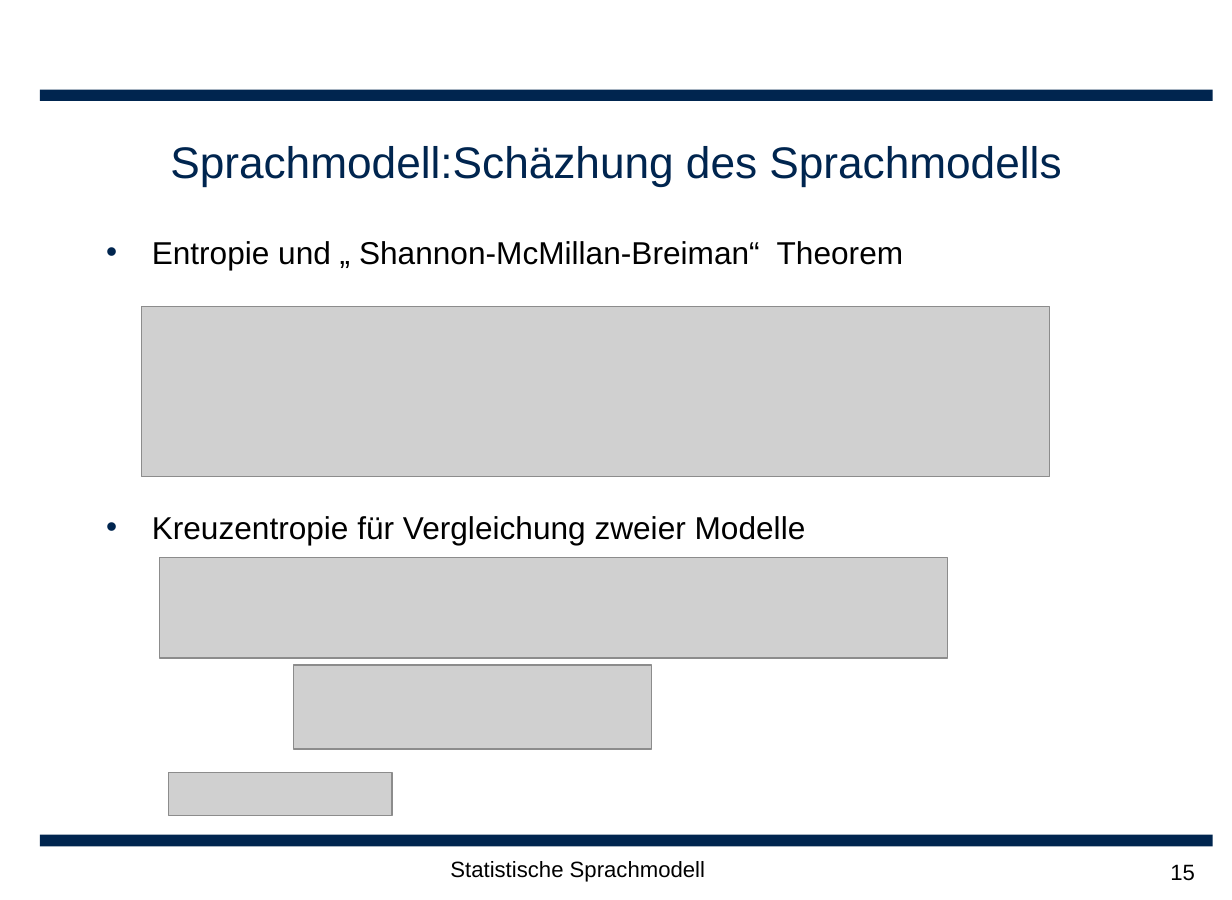
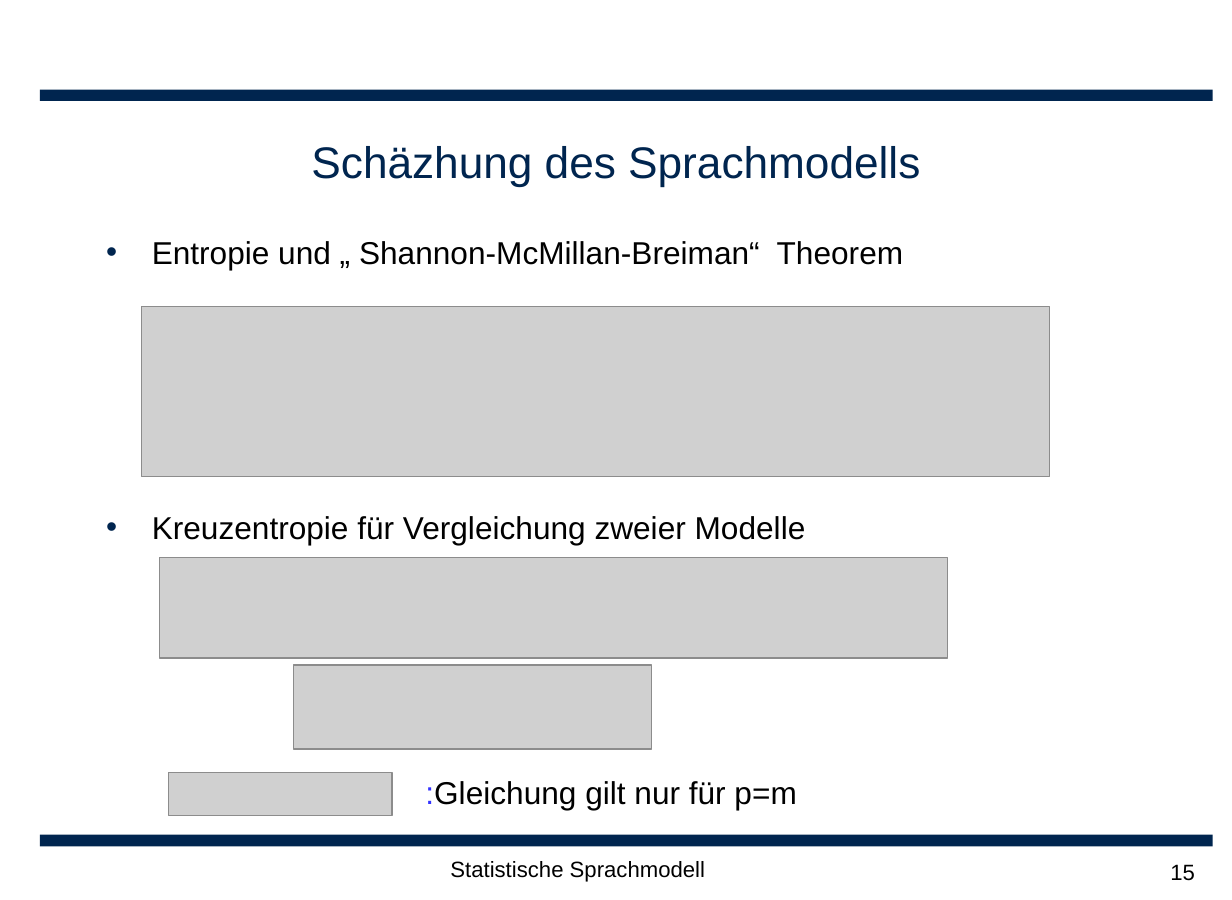
Before and after one commit to leonard117/arbeittet, a slide deck: slide 15 of ARS/doc/Statische Sprachmodellierung.ppt. Drawn at 1232x900 pixels with LibreOffice and Linux fonts; fonts in the diff are those of the drawing; grey boxes stand for pictures; background and template pictures are left out. Boxes give left, top, right and bottom in pixels: in the first picture for what was removed or moved away, otherwise in the second. Text is boxed around its words. In the diff, an @@ line names an element or a change of style, - is before the commit and + after.

```diff
--- a/ARS/doc/Statische Sprachmodellierung.ppt
+++ b/ARS/doc/Statische Sprachmodellierung.ppt
@@ title at (311, 146, 920, 187): text changed @@
-Sprachmodell:Schäzhung des Sprachmodells
+Schäzhung des Sprachmodells
@@ text added at (425, 781, 796, 810), 20 pt, text #000000 @@
+:Gleichung gilt nur für p=m
```
Also in this commit, not shown: 7 other slides changed, 1 other file.
